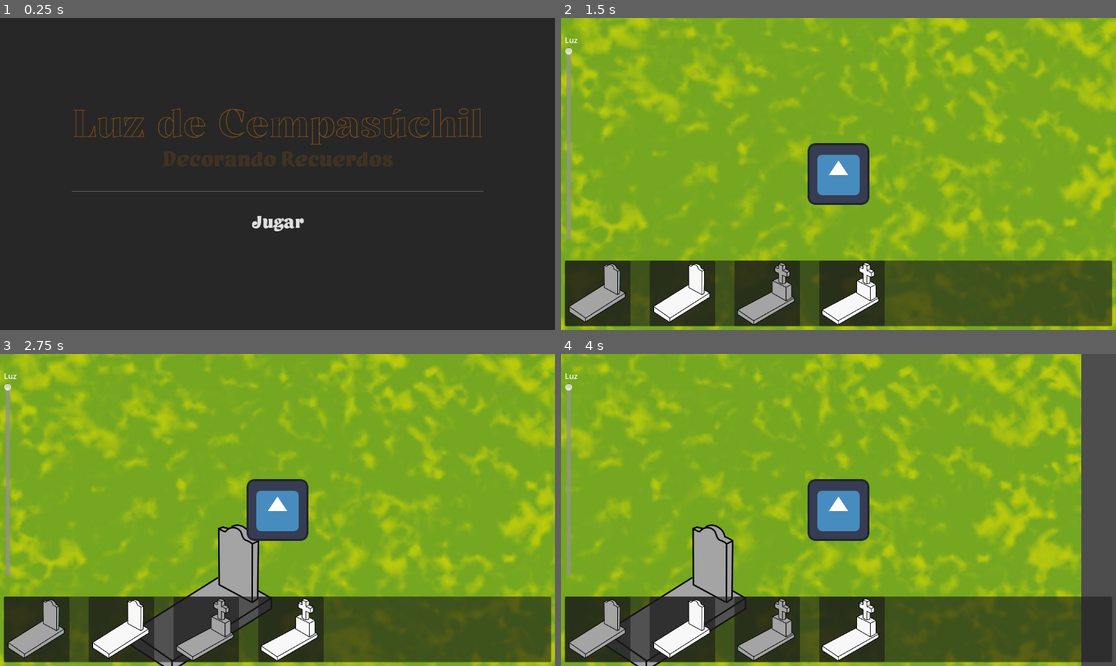
Above: before the commit, frames 1-4 (two rows, left to right).
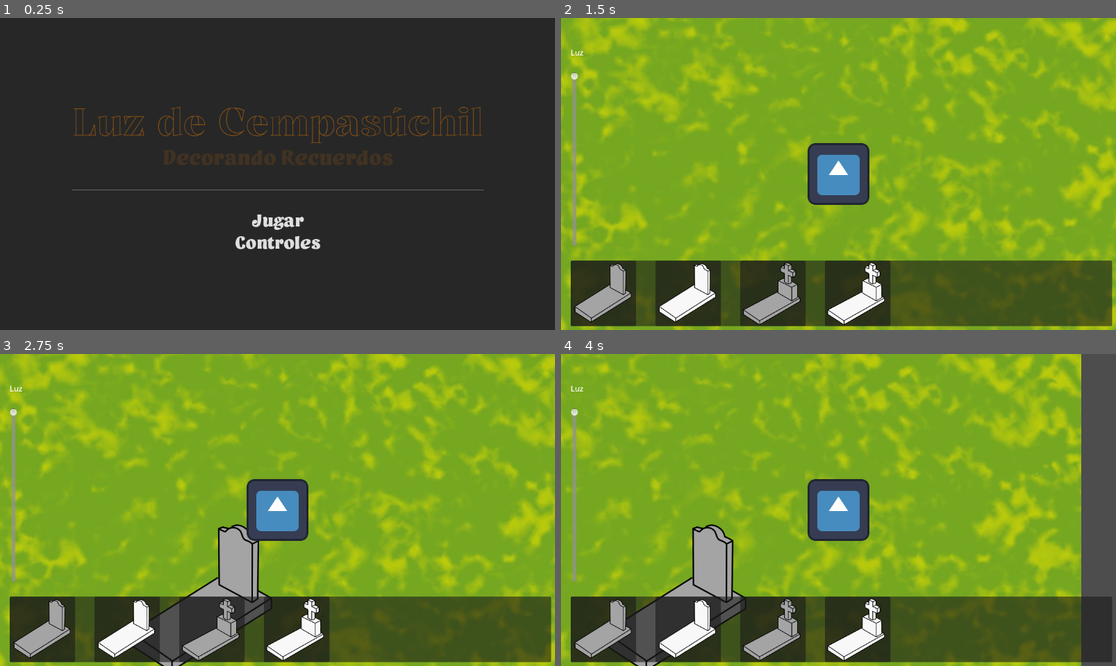
Above: after the commit, the same moments.

Repository: M0G1WARA/game-jam-2025
Game: Godot game, scene res://Scenes/MainMenu/main_menu.tscn
Same seed, same stepped clock (60 frames per second), same inputs: the game is played once before the commit and once after it. The engine's default icon, where the game draws it, is replaced by a stand-in: a white triangle on a blue panel in a dark square.
Inputs (mouse positions are in pixels of both pictures, inside the frame that each line leads up to):
- Up to frame 1 (0.25 s): no input
- Up to frame 2 (1.5 s): click (838, 242) at 0.5 s, where only the run after the commit has a clickable "Controles"; click "Jugar" at 1.25 s
- Up to frame 3 (2.75 s): tap Enter (ui_accept) at 2 s; drag from (38, 628) to (205, 631) at 2.02 s
- Up to frame 4 (4 s): drag from (683, 628) to (849, 631) at 2.77 s; move the mouse to (766, 628) at 3.52 s; hold Right (ui_right) from 3.53 s (still down); click (766, 628) at 3.67 s

The runs differ from the first frame. In frame 1, 2.1% of the frame differs, in the area x 12-88%, y 28-75%; in frame 2, 4.9%, in the area x 0-60%, y 6-99%; in frame 3, 4.8%; in frame 4, 4.8%.

Commit message:
Add button

Diff:
--- a/Scenes/HUD/hud.tscn
+++ b/Scenes/HUD/hud.tscn
@@ -1,6 +1,9 @@
-[gd_scene load_steps=2 format=3 uid="uid://d0v2ab5c0mnge"]
+[gd_scene load_steps=4 format=3 uid="uid://d0v2ab5c0mnge"]
 
 [ext_resource type="Script" uid="uid://b3lhgng8n7yq4" path="res://Scenes/HUD/hud.gd" id="1_5aai8"]
+[ext_resource type="FontFile" uid="uid://bi7q65npobhdr" path="res://Font/Yeast/Yeast.otf" id="2_5aai8"]
+
+[sub_resource type="StyleBoxEmpty" id="StyleBoxEmpty_a56j6"]
 
 [node name="HUD" type="CanvasLayer"]
 script = ExtResource("1_5aai8")
@@ -12,7 +15,7 @@
 grow_horizontal = 2
 grow_vertical = 2
 mouse_filter = 2
-theme_override_constants/margin_left = 8
+theme_override_constants/margin_left = 20
 theme_override_constants/margin_top = 8
 theme_override_constants/margin_right = 8
 theme_override_constants/margin_bottom = 8
@@ -47,7 +50,12 @@
 layout_mode = 2
 size_flags_horizontal = 0
 size_flags_vertical = 0
-text = "back"
+theme_override_colors/font_hover_color = Color(0.92941177, 0.4862745, 0, 1)
+theme_override_fonts/font = ExtResource("2_5aai8")
+theme_override_font_sizes/font_size = 36
+theme_override_styles/focus = SubResource("StyleBoxEmpty_a56j6")
+text = "Regresar"
+flat = true
 
 [node name="VBoxContainer" type="VBoxContainer" parent="MarginContainer"]
 layout_mode = 2
@@ -56,10 +64,12 @@
 [node name="Label" type="Label" parent="MarginContainer/VBoxContainer"]
 layout_mode = 2
 text = "
-Luz"
+
+Luz
+"
 
 [node name="VSlider" type="VSlider" parent="MarginContainer/VBoxContainer"]
-custom_minimum_size = Vector2(0, 400)
+custom_minimum_size = Vector2(0, 360)
 layout_mode = 2
 max_value = 1.0
 step = 0.1
--- a/Scenes/MainMenu/main_menu.gd
+++ b/Scenes/MainMenu/main_menu.gd
@@ -3,3 +3,7 @@
 
 func _on_button_pressed():
 	get_tree().change_scene_to_file("res://Scenes/Game/game.tscn")
+
+
+func _on_button_2_pressed():
+	pass # Replace with function body.
--- a/Scenes/MainMenu/main_menu.tscn
+++ b/Scenes/MainMenu/main_menu.tscn
@@ -6,6 +6,33 @@
 [ext_resource type="AudioStream" uid="uid://dj36ahcpma61t" path="res://Music/Morning.mp3" id="4_0qgbs"]
 
 [sub_resource type="StyleBoxEmpty" id="StyleBoxEmpty_0qgbs"]
+
+[sub_resource type="Animation" id="Animation_adu2g"]
+length = 0.001
+tracks/0/type = "value"
+tracks/0/imported = false
+tracks/0/enabled = true
+tracks/0/path = NodePath("VBoxContainer/Subtitle:theme_override_colors/font_color")
+tracks/0/interp = 1
+tracks/0/loop_wrap = true
+tracks/0/keys = {
+"times": PackedFloat32Array(0),
+"transitions": PackedFloat32Array(1),
+"update": 0,
+"values": [Color(0.929643, 0.48778403, 0, 1)]
+}
+tracks/1/type = "value"
+tracks/1/imported = false
+tracks/1/enabled = true
+tracks/1/path = NodePath("VBoxContainer/Title:theme_override_colors/font_color")
+tracks/1/interp = 1
+tracks/1/loop_wrap = true
+tracks/1/keys = {
+"times": PackedFloat32Array(0),
+"transitions": PackedFloat32Array(1),
+"update": 0,
+"values": [Color(0.929643, 0.48778403, 0, 1)]
+}
 
 [sub_resource type="Animation" id="Animation_0qgbs"]
 resource_name = "new_animation"
@@ -33,33 +60,6 @@
 "transitions": PackedFloat32Array(1, 1),
 "update": 0,
 "values": [Color(0.92941177, 0.4862745, 0, 0.4117647), Color(0.929643, 0.48778403, 0, 1)]
-}
-
-[sub_resource type="Animation" id="Animation_adu2g"]
-length = 0.001
-tracks/0/type = "value"
-tracks/0/imported = false
-tracks/0/enabled = true
-tracks/0/path = NodePath("VBoxContainer/Subtitle:theme_override_colors/font_color")
-tracks/0/interp = 1
-tracks/0/loop_wrap = true
-tracks/0/keys = {
-"times": PackedFloat32Array(0),
-"transitions": PackedFloat32Array(1),
-"update": 0,
-"values": [Color(0.929643, 0.48778403, 0, 1)]
-}
-tracks/1/type = "value"
-tracks/1/imported = false
-tracks/1/enabled = true
-tracks/1/path = NodePath("VBoxContainer/Title:theme_override_colors/font_color")
-tracks/1/interp = 1
-tracks/1/loop_wrap = true
-tracks/1/keys = {
-"times": PackedFloat32Array(0),
-"transitions": PackedFloat32Array(1),
-"update": 0,
-"values": [Color(0.929643, 0.48778403, 0, 1)]
 }
 
 [sub_resource type="AnimationLibrary" id="AnimationLibrary_0l8wx"]
@@ -129,6 +129,15 @@
 text = "Jugar"
 flat = true
 
+[node name="Button2" type="Button" parent="VBoxContainer"]
+layout_mode = 2
+theme_override_colors/font_hover_color = Color(0.92941177, 0.4862745, 0, 1)
+theme_override_fonts/font = ExtResource("3_0qgbs")
+theme_override_font_sizes/font_size = 40
+theme_override_styles/focus = SubResource("StyleBoxEmpty_0qgbs")
+text = "Controles"
+flat = true
+
 [node name="AudioStreamPlayer2D" type="AudioStreamPlayer2D" parent="."]
 stream = ExtResource("4_0qgbs")
 volume_db = -10.0
@@ -141,3 +150,4 @@
 autoplay = "new_animation"
 
 [connection signal="pressed" from="VBoxContainer/Button" to="." method="_on_button_pressed"]
+[connection signal="pressed" from="VBoxContainer/Button2" to="." method="_on_button_2_pressed"]
